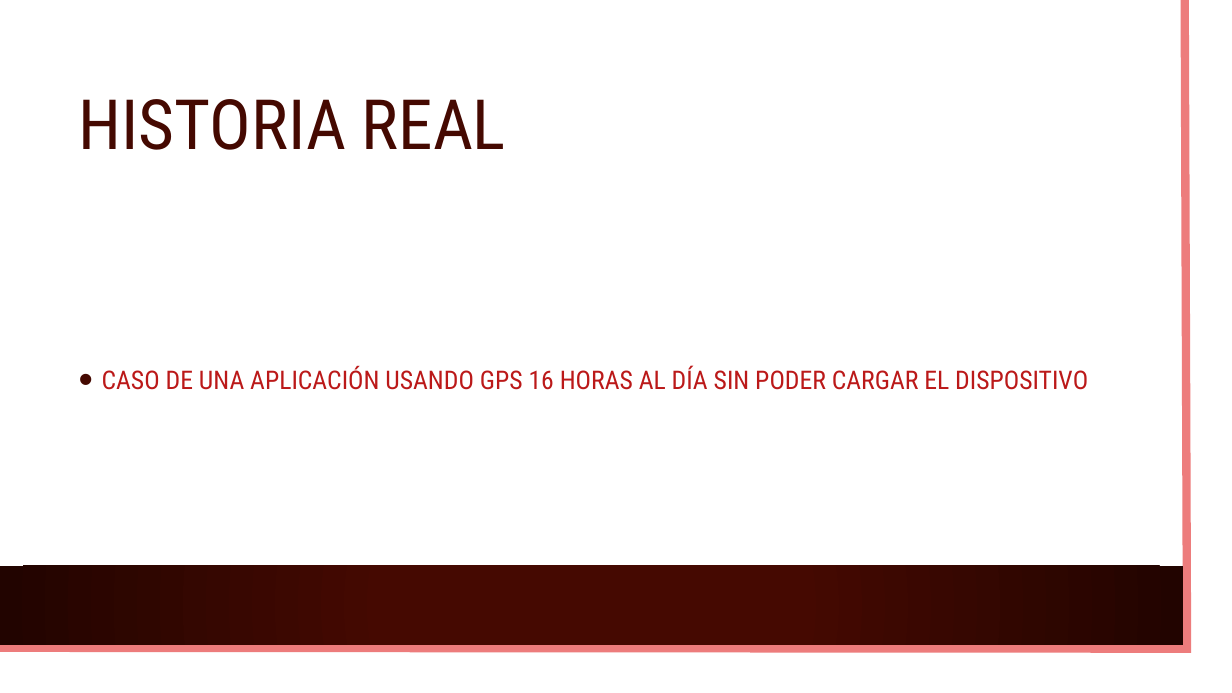
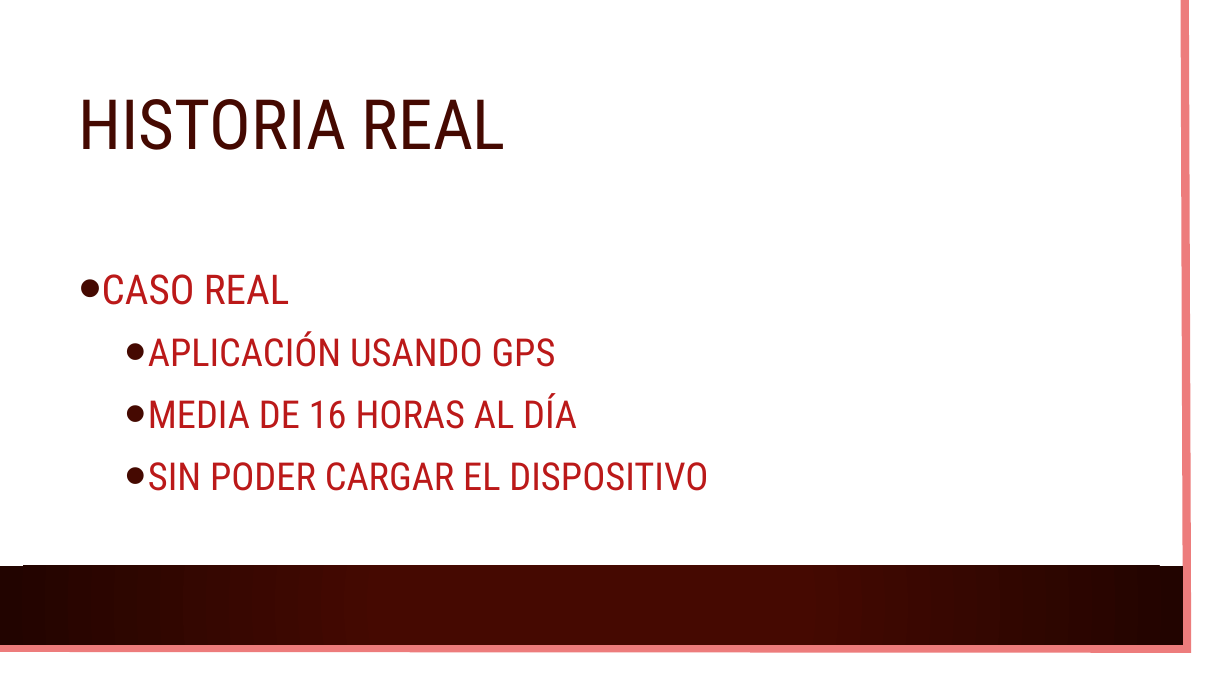
Before and after one commit to marcoablanco/Events, a slide deck: slide 13 of 2023-03 Mundo laboral con DotNet/Presentación.pptx (slide 11 before the commit). Drawn at 1232x693 pixels with LibreOffice and Linux fonts; fonts in the diff are those of the drawing; background and template pictures are left out. Boxes give left, top, right and bottom in pixels: in the first picture for what was removed or moved away, otherwise in the second. Text is boxed around its words. In the diff, an @@ line names an element or a change of style, - is before the commit and + after.

Commit message:
Added slides.

```diff
--- a/2023-03 Mundo laboral con DotNet/Presentación.pptx
+++ b/2023-03 Mundo laboral con DotNet/Presentación.pptx
@@ text at bbox=[102, 274, 708, 491]: text changed; size 20 to 30 pt @@
-• CASO DE UNA APLICACIÓN USANDO GPS 16 HORAS AL DÍA SIN PODER CARGAR EL DISPOSITIVO
+• CASO REAL
+  • APLICACIÓN USANDO GPS
+  • MEDIA DE 16 HORAS AL DÍA
+  • SIN PODER CARGAR EL DISPOSITIVO
```
Also in this commit, not shown: 3 other slides changed, 2 slides added.
